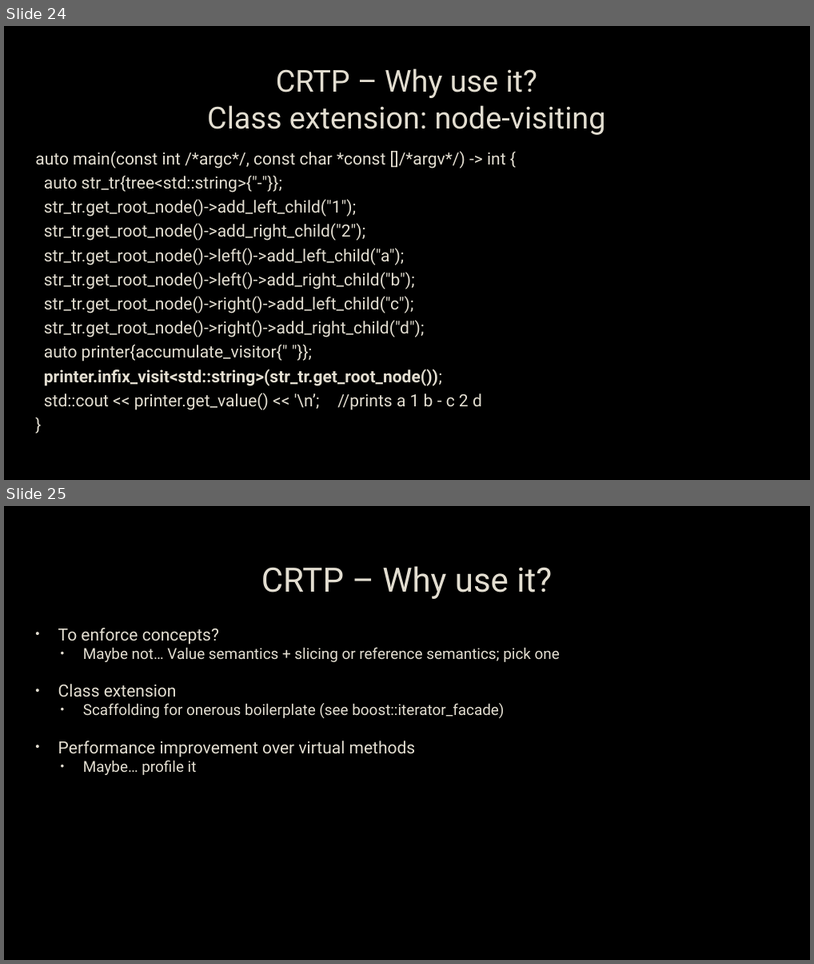
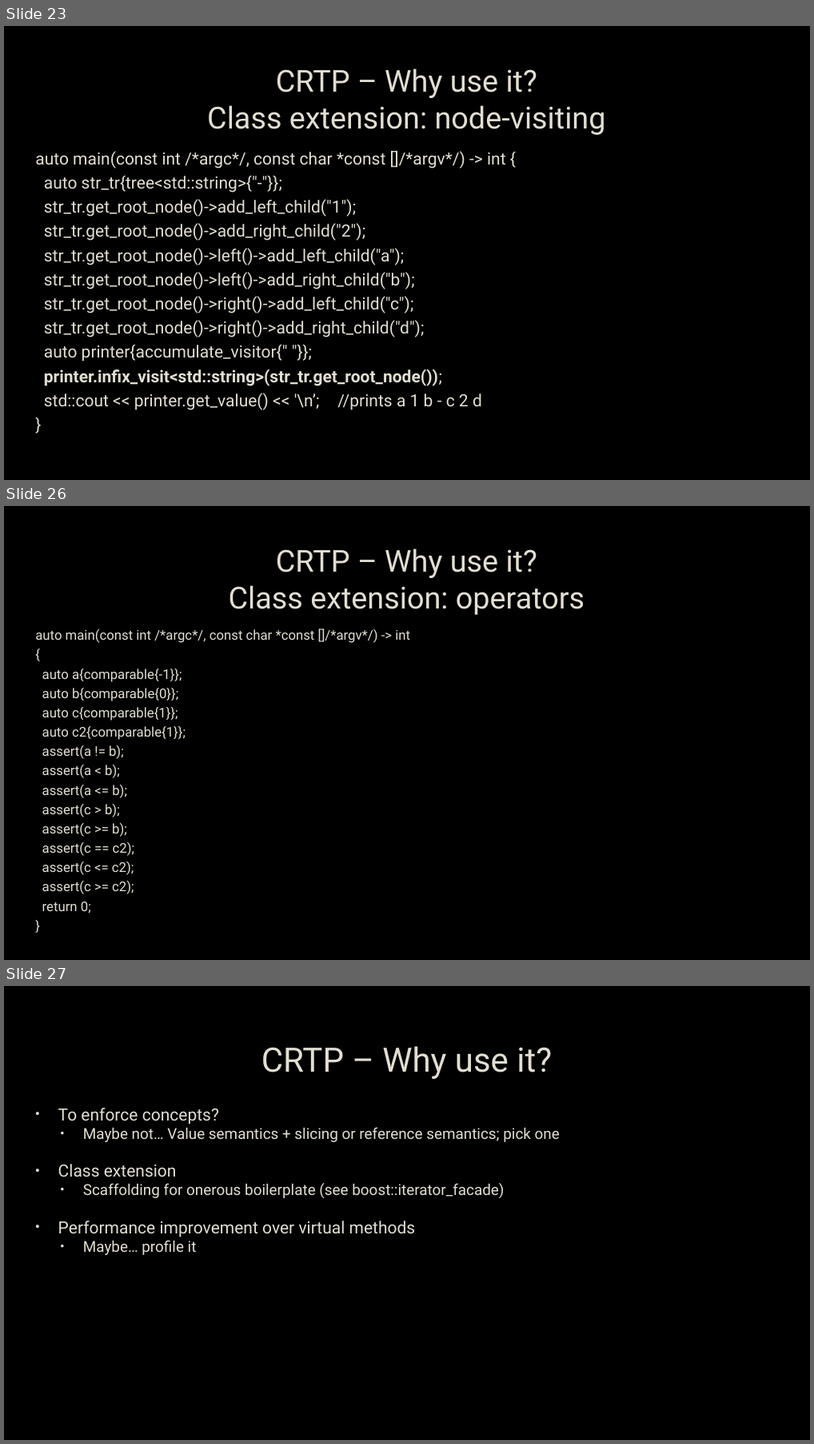
Before and after one commit to capsocrates/crtp-meetup-talk, a slide deck: CRTP.pptx. Shown one above the other, each under a label of ours: slides 24 and 25 before the commit, slides 23, 26 and 27 after it; the slides between them are not shown. The pictures are 814x964 and 814x1444 pixels, drawn with LibreOffice and Linux fonts; fonts in the diff are those of the drawing; background and template pictures are left out. Boxes give left, top, right and bottom in pixels: in the first picture for what was removed or moved away, otherwise in the second. Text is boxed around its words. In the diff, an @@ line names an element or a change of style, - is before the commit and + after.

Commit message:
Add operator example

```diff
--- a/CRTP.pptx
+++ b/CRTP.pptx
@@ slide 26 added at [4,506,810,960], background picture (left out) @@
@@ title added at [229,548,585,615], 36 pt, text #E3DED1 @@
+CRTP – Why use it?
+Class extension: operators
@@ text added at [35,628,410,912], 16 pt, text #E3DED1 @@
+auto main(const int /*argc*/, const char *const []/*argv*/) -> int
+{
+auto a{comparable{-1}};
+auto b{comparable{0}};
+auto c{comparable{1}};
+auto c2{comparable{1}};
+assert(a != b);
+assert(a < b);
+assert(a <= b);
+assert(c > b);
+assert(c >= b);
+assert(c == c2);
+assert(c <= c2);
+assert(c >= c2);
+return 0;
+}
@@ what was slide 24 is now slide 23 @@
@@ what was slide 25 is now slide 27 @@
```
Also in this commit, not shown: 2 other slides added, 5 other files.
